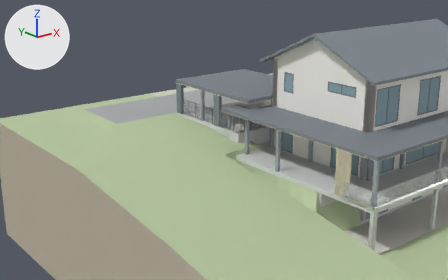
The glTF model public/models/Schaffernak_Haus_B.glb as it was, and as the next commit left it.
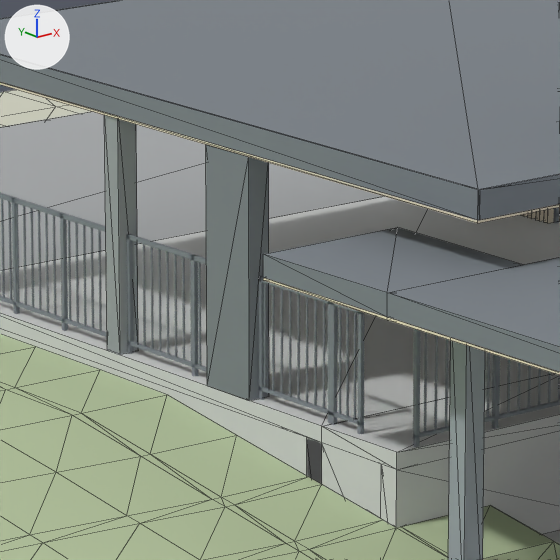
Each version appears first from a 50 mm camera at (-26.97, -20.86, 12.68) aimed at (-1.98, 10.39, 0.18), and next in a close-up on the part from 42% to 58% of the width and 27% to 53% of the height. Lighting does not change. The marker at upper left points along +X, +Y and +Z. The last two pictures show the newer version. The close-ups show mesh edges as thin lines.

In view in the first close-up: 'Carport_Abgang_Podest', 'Carport_Boden', 'Carport_Dach', 'Carport_Dachrand_Verkl_links', 'Carport_Eckelement_hinten_Balkon', 'Carport_Podest_Mauer_Stirn_schematisch', 'Carport_Stuetzen_-1.9299999999999997_12.8200016021728', 'Entwurf_Dach_Ruecklauf', 'Entwurf_Dach_links', 'Entwurf_Eigenstaendige_Stuetzen_Balkon', 'Foto_Gelaende_Rasen_Boeschung', 'Strasse_parallel_zum_Haus_schematisch' and 76 more.
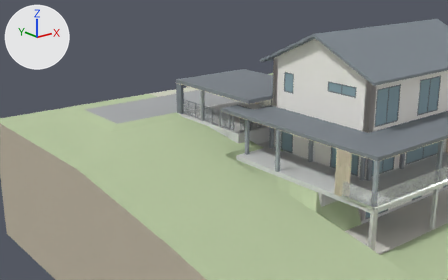
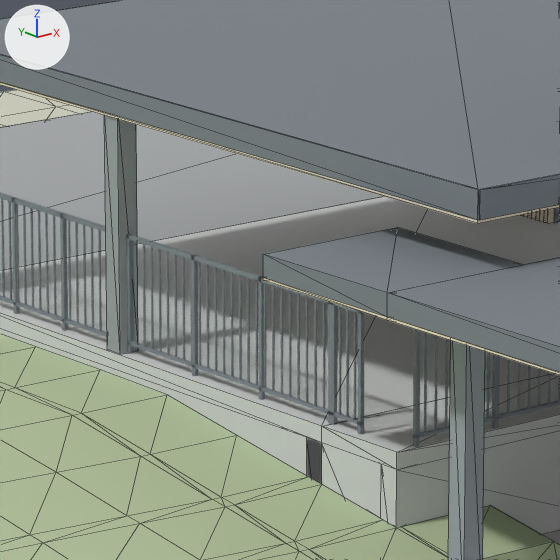
The change, as a diff of the scene's bpy script:
```diff
--- a/public/models/Schaffernak_Haus_B.glb.py
+++ b/public/models/Schaffernak_Haus_B.glb.py
@@ ob_carport_eckelement_hinten_balkon @@
-ob_carport_eckelement_hinten_balkon = bpy.data.objects.new('Carport_Eckelement_hinten_Balkon', me_carport_eckelement_hinten_balkon)
+ob_carport_eckelement_hinten_balkon = bpy.data.objects.new('Carport_Eckelement_hinten_Balkon', None)
 ob_carport_eckelement_hinten_balkon.location = (0.0, 0.0, 0.0)
```

Pixel boxes [x1, y1, x2, y2] of what changed, in the close-ups (560 x 560 px):
'Carport_Eckelement_hinten_Balkon', no longer drawn: before [206, 145, 269, 401]
